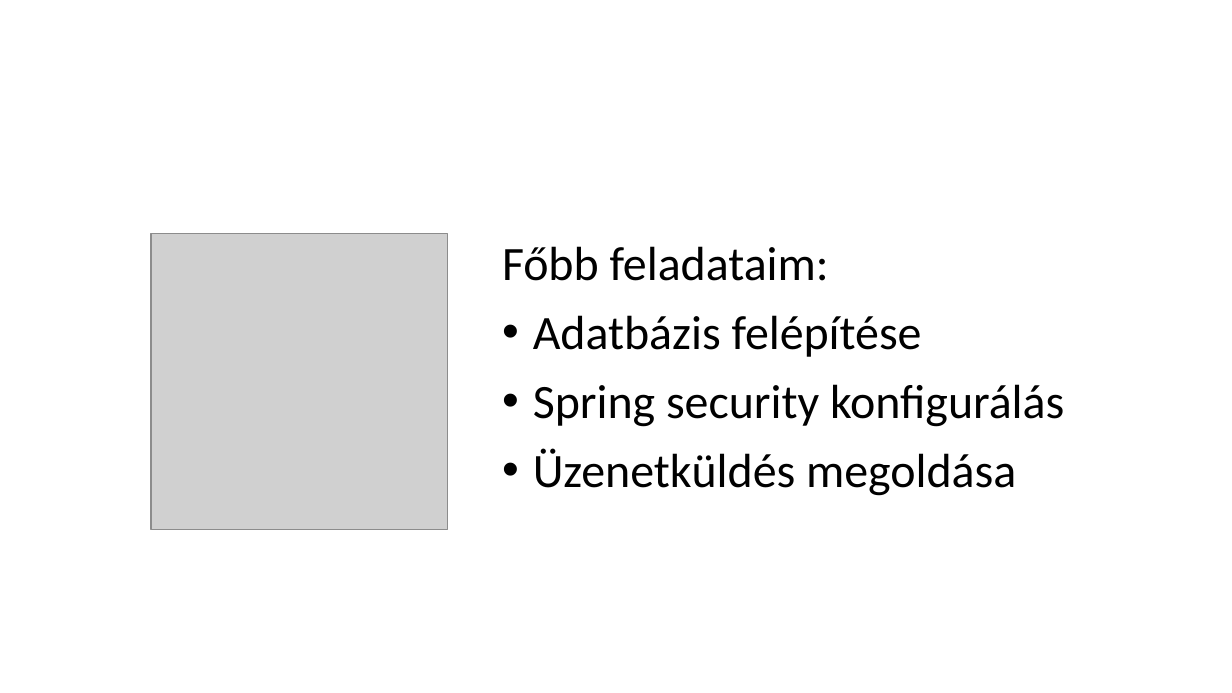
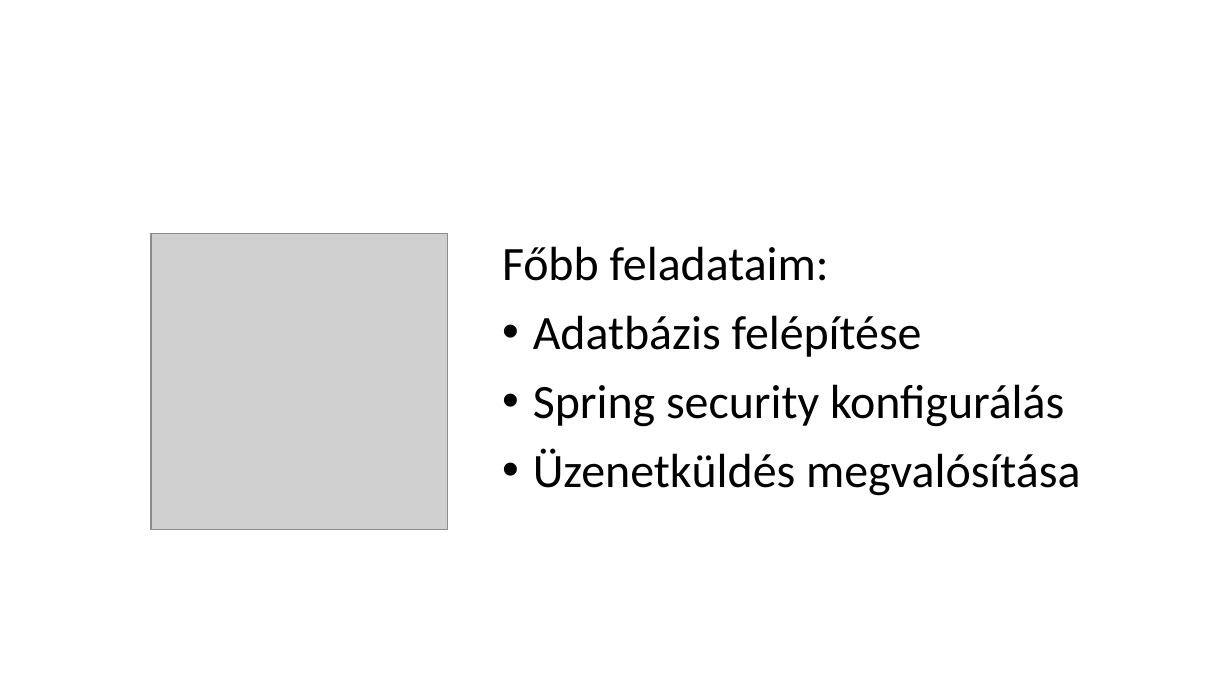
Before and after one commit to schonherz-java-ee-2016-summer/Landing, a slide deck: slide 3 of presentation/bb.pptx. Drawn at 1232x693 pixels with LibreOffice and Linux fonts; fonts in the diff are those of the drawing; grey boxes stand for pictures; background and template pictures are left out. Boxes give left, top, right and bottom in pixels: in the first picture for what was removed or moved away, otherwise in the second. Text is boxed around its words. In the diff, an @@ line names an element or a change of style, - is before the commit and + after.

```diff
--- a/presentation/bb.pptx
+++ b/presentation/bb.pptx
@@ text at (x1=533, y1=448, x2=1080, y2=496): text changed @@
-• Üzenetküldés megoldása
+• Üzenetküldés megvalósítása
```
Also in this commit, not shown: 1 other slide changed.
